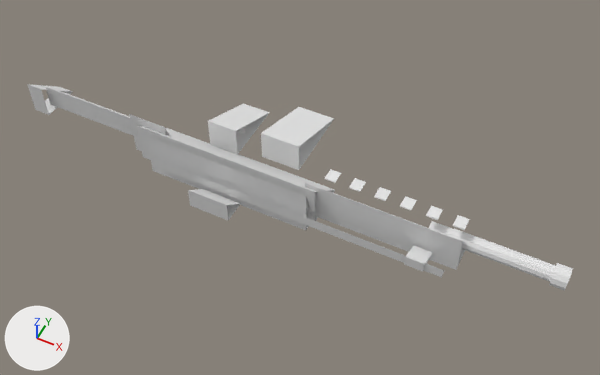
The OBJ model assets/weapons/models/cssbc_apc9.obj, before and after one commit.
Camera for both pictures: a 50 mm lens placed at (2.08, -3.46, 4.25), pointed at (0.32, 0.05, -0.14). Every picture has the same lights, and +X, +Y and +Z are marked at lower left. The older version comes first. Where no turn or scale is listed for an object, it has been applied to the vertices.

Names of what the first picture shows: 'Barrel', 'Butt', 'FoldedStock', 'Grip', 'Handguard', 'Mag', 'Muzzle', 'Optic', 'Rail', 'Receiver', 'ShortBarrel', 'Sight', 'Stock', 'Trigger', 'Upper', 'VentR', 'VentR.001', 'VentR.002', 'VentR.003', 'VentR.004', 'VentR.005'.
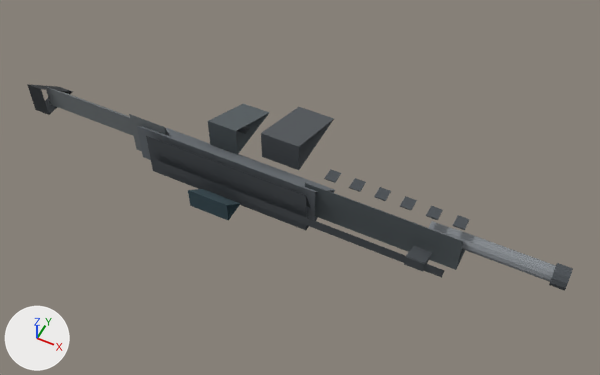
Commit message: Link weapon OBJ material palette

What differs and where, as boxes [x1, y1, x2, y2] in the pictures (600 x 375 px):
'Handguard', recoloured (white to dark grey): [305, 183, 465, 270] in both
'Upper', recoloured (white to dark grey): [146, 136, 311, 230] in both
'Receiver', recoloured (white to grey): [137, 126, 335, 221] in both
'Mag', recoloured (white to dark grey): [261, 107, 334, 170] in both
'Rail', recoloured: [152, 158, 445, 278] in both
'Grip', recoloured (white to dark grey): [208, 103, 270, 155] in both
'Barrel', recoloured (white to grey): [450, 228, 556, 282] in both
'Stock', recoloured (white to grey): [45, 87, 134, 136] in both
'Optic', recoloured (white to dark cyan): [188, 189, 241, 221] in both
'Butt', recoloured (white to dark grey): [27, 84, 73, 115] in both
'Sight', recoloured (white to dark grey): [404, 246, 432, 272] in both
'FoldedStock', recoloured (white to grey): [129, 114, 169, 151] in both
'Muzzle', recoloured (white to dark grey): [549, 263, 573, 291] in both
'ShortBarrel', recoloured (white to grey): [429, 221, 453, 236] in both
'VentR', recoloured (white to dark grey): [453, 215, 470, 230] in both
'VentR.001', recoloured (white to dark grey): [426, 206, 443, 220] in both
'VentR.002', recoloured: [400, 196, 417, 211] in both
'VentR.003', recoloured: [374, 187, 391, 201] in both
'VentR.004', recoloured: [349, 178, 366, 192] in both
'VentR.005', recoloured: [324, 169, 341, 183] in both
'Trigger', recoloured: [237, 126, 250, 134] in both

Patch to the scene script:
```diff
--- a/assets/weapons/models/cssbc_apc9.obj.py
+++ b/assets/weapons/models/cssbc_apc9.obj.py
@@ mat_metal @@
 mat_metal = principled_material('metal')
-mat_metal.base_color = (0.8, 0.8, 0.8)  # white #e7e7e7
+mat_metal.base_color = (0.24, 0.26, 0.28)  # grey #868b90
 mat_metal.roughness = 1.0
@@ mat_rubber @@
 mat_rubber = principled_material('rubber')
-mat_rubber.base_color = (0.8, 0.8, 0.8)  # white #e7e7e7
+mat_rubber.base_color = (0.035, 0.04, 0.045)  # dark grey #35383c
 mat_rubber.roughness = 1.0
@@ mat_stock @@
 mat_stock = principled_material('stock')
-mat_stock.base_color = (0.8, 0.8, 0.8)  # white #e7e7e7
+mat_stock.base_color = (0.18, 0.2, 0.21)  # grey #767c7e
 mat_stock.roughness = 1.0
@@ mat_polymer @@
 mat_polymer = principled_material('polymer')
-mat_polymer.base_color = (0.8, 0.8, 0.8)  # white #e7e7e7
+mat_polymer.base_color = (0.1, 0.12, 0.13)  # dark grey #596165
 mat_polymer.roughness = 1.0
@@ mat_magazine @@
 mat_magazine = principled_material('magazine')
-mat_magazine.base_color = (0.8, 0.8, 0.8)  # white #e7e7e7
+mat_magazine.base_color = (0.09, 0.1, 0.11)  # dark grey #55595d
 mat_magazine.roughness = 1.0
@@ mat_darkmetal @@
 mat_darkmetal = principled_material('darkmetal')
-mat_darkmetal.base_color = (0.8, 0.8, 0.8)  # white #e7e7e7
+mat_darkmetal.base_color = (0.07, 0.08, 0.09)  # dark grey #4b5055
 mat_darkmetal.roughness = 1.0
@@ mat_optic @@
 mat_optic = principled_material('optic')
-mat_optic.base_color = (0.8, 0.8, 0.8)  # white #e7e7e7
+mat_optic.base_color = (0.04, 0.08, 0.1)  # dark cyan #385059
 mat_optic.roughness = 1.0
@@ mat_receiver @@
 mat_receiver = principled_material('receiver')
-mat_receiver.base_color = (0.8, 0.8, 0.8)  # white #e7e7e7
+mat_receiver.base_color = (0.16, 0.18, 0.2)  # grey #6f767c
 mat_receiver.roughness = 1.0
```
